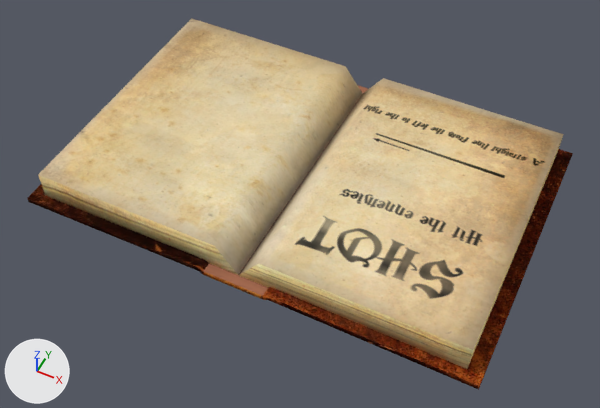
What one commit did to the Blender file Oculus Patronus/Assets/Modele/Grimoire/grimoire.blend.
Rendered twice from a 50 mm lens placed at (1.86, -3.83, 4.49), pointed at (0.05, -0.2, -0.05). Arrows for +X, +Y and +Z are at lower left; the lights stay in place.

Script lines for the objects in view, before the commit:
```python
mat_page_left = diffuse_material('page_left')
mat_page_left.texture = img_pages_texture_first_left_spell_jpg
me_cube = bpy.data.meshes.new('Cube')
me_cube.from_pydata(...)  # 88 vertices, 86 faces; spans x -1.7..1.7, y -1.11..1.11, z 0.0..0.06
me_cube.polygons.foreach_set('use_smooth', [True] * 86)
me_cube.materials.append(mat_cover)  # picture img_cover_texture_jpg
me_cube_001 = bpy.data.meshes.new('Cube.001')
me_cube_001.from_pydata(...)  # 112 vertices, 105 faces; spans x -0.11..1.49, y -1.03..1.03, z -0.67..-0.45
me_cube_001.polygons.foreach_set('use_smooth', [True] * 105)
me_cube_001.materials.append(mat_page_left)  # picture img_pages_texture_first_left_spell_jpg
me_cube_004 = bpy.data.meshes.new('Cube.004')
me_cube_004.from_pydata(...)  # 112 vertices, 105 faces; spans x -1.49..0.11, y -1.03..1.03, z -0.67..-0.45
me_cube_004.polygons.foreach_set('use_smooth', [True] * 105)
me_cube_004.materials.append(mat_page_right)  # picture img_pages_texture_right_jpg
ob_cover = bpy.data.objects.new('Cover', me_cube)
ob_cover.location = (0.0, 0.0, 0.0)
ob_pages_l = bpy.data.objects.new('pages.L', me_cube_001)
ob_pages_l.location = (0.11, 0.0, 0.705)
ob_pages_r = bpy.data.objects.new('pages.R', me_cube_004)
ob_pages_r.location = (-0.112, 0.0, 0.705)
```
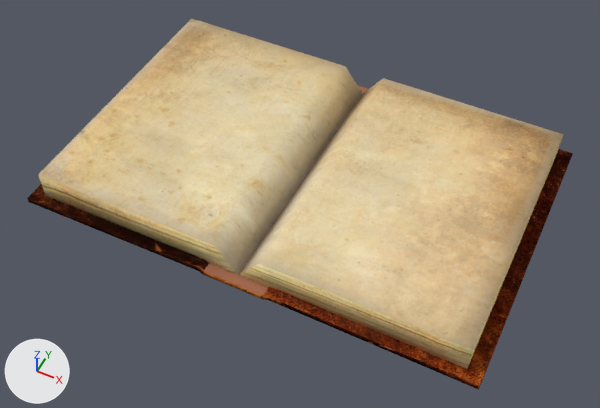
Where the newer file only moved an object's origin or applied its transform, the numbers keep the older frame.

The change in detail:
Picture 'pages_texture_left.jpg' (img_pages_texture_left_jpg) is new.
Material 'page_left' (mat_page_left) changes its picture from img_pages_texture_first_left_spell_jpg to img_pages_texture_left_jpg.
me_cube_001 has 112 vertices, 105 faces and spans x -0.11..1.49, y -1.03..1.03, z -0.67..-0.45.
me_cube_001 is used by ob_pages_l; location (0.11, 0.0, 0.705).
me_cube_001 part 1: texture (UV) coordinates of 46 of 105 faces, centred in x -0.03..1.38, y -1.03..1.03, z -0.61..-0.45, changed; they spanned u 0.02..0.82, v 0.01..0.97 and now span u 0.02..0.82, v 0.01..0.97.

Where the change shows, as pixel boxes (x1, y1, x2, y2) in the pictures (600 x 408 px):
'pages.L', surface changed (brown to beige)
    both: (239, 82, 551, 336)
part 1 of me_cube_001, surface changed (brown to beige)
    both: (239, 78, 564, 350)
